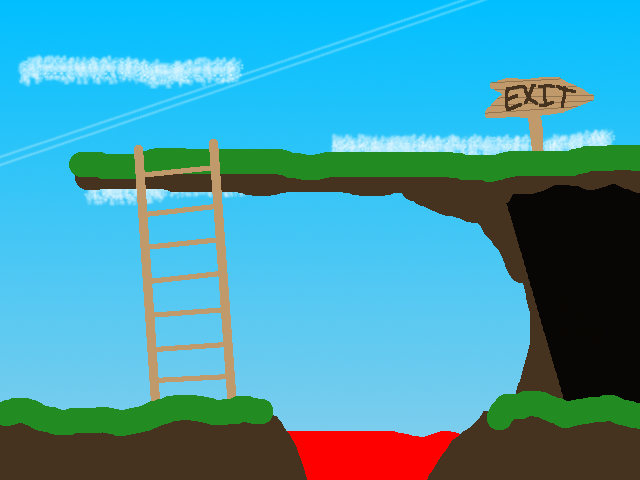
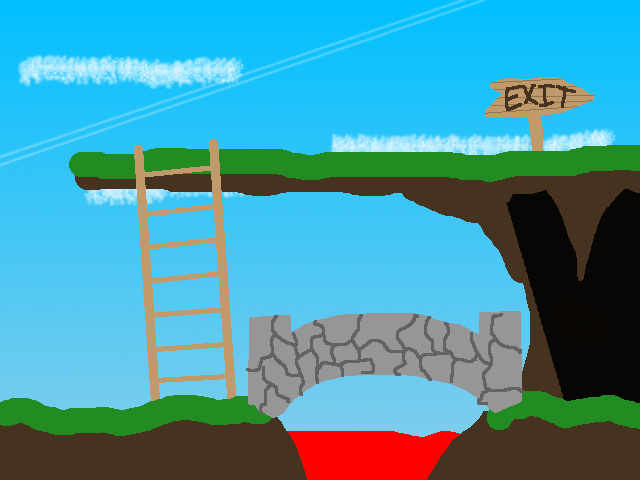
Before/after of a 640 x 480 layered artwork. What changed in the layer stack:
added layer "stalactite" above "bridge-detailr" over [546, 184, 624, 281]
added layer "bridge-detailr" above "bridge" over [246, 313, 524, 414]
added layer "bridge" above "gr-ass" over [248, 311, 522, 418]
